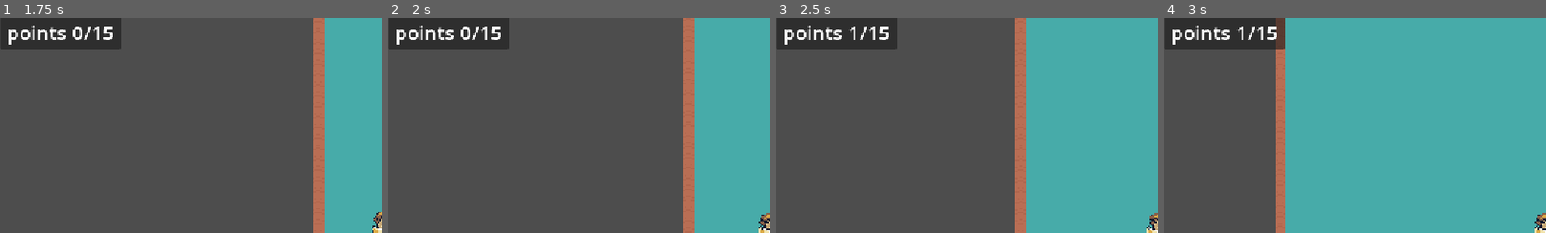
Above: before the commit, frames 1-4 (left to right).
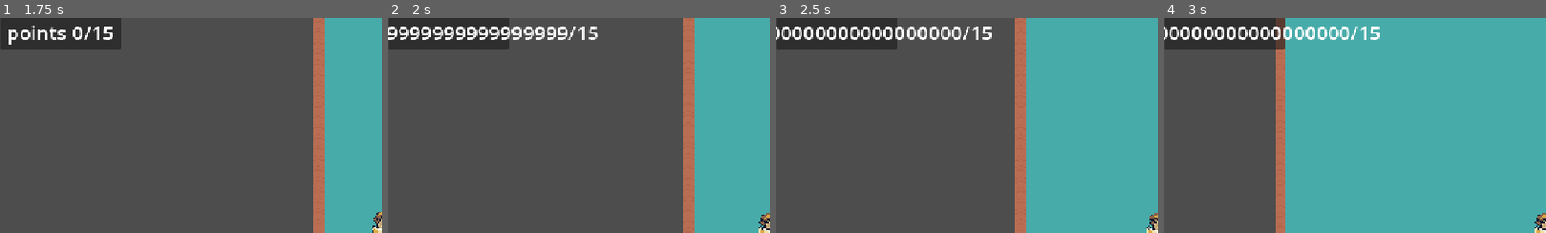
Above: after the commit, the same moments.

Repository: vandohman7/vans-first-game
Game: Godot game, scene res://scenes/main_menu.tscn
Two runs of this game, one before a commit and one after it. Both use one fixed random seed, a clock stepped at 60 frames per second and the inputs below.
Inputs:
- Up to frame 1 (1.75 s): click "level 1" at 0.5 s; hold D (right) from 1.28 s (still down); hold Shift (sprint) from 1.28 s (still down); tap Space (jump) at 1.52, 1.55 s
- Up to frame 2 (2 s): keep holding D (right); keep holding Shift (sprint); tap Space (jump) at 1.82 s
- Up to frame 3 (2.5 s): keep holding D (right); release Shift (sprint) at 2.03 s; tap Space (jump) at 2.1, 2.27 s; tap S (small_jump) at 2.3 s
- Up to frame 4 (3 s): tap Space (jump) at 2.57 s; release D (right) at 2.78 s; hold A (left) from 2.78 s (still down); hold Shift (sprint) from 2.78 s (still down); tap S (small_jump) at 2.85 s
The pictures show only the part of the screen within x 0-50%, y 1-51%; the shares and areas given below are measured in that part.

Frame 1 is identical in both runs. In frame 2, 2.1% of the frame differs, in the area x 0-55%, y 3-13%; in frame 3, 2.1%; in frame 4, 2.1%.

Commit message:
ranged.gd cade

Diff:
--- /dev/null
+++ b/scenes/ranger.gd
@@ -0,0 +1,95 @@
+extends CharacterBody2D
+
+var SPEED = 400.0
+var JUMP_VELOCITY = -400.0
+#var howLongKeyPressed = 0
+var acceleration = 20
+@onready var sprite_2d = $Sprite2D
+
+var inAir = 0
+
+
+
+
+var fastfall = false
+
+#func sprint():
+
+
+
+func jump():
+	velocity.y = JUMP_VELOCITY + 200
+pass
+
+
+
+
+
+func _physics_process(delta: float) -> void:
+
+	if not is_on_floor():
+		acceleration = 5
+		velocity += get_gravity() * delta
+		sprite_2d.animation = "jumping"
+	else:
+		acceleration = 20
+
+#func _eeeeeee()
+	if is_on_floor():
+		fastfall = false
+		#print("2")
+
+
+	var direction := Input.get_axis("left", "right")
+	if direction:
+		velocity.x = move_toward(velocity.x, SPEED * direction, acceleration)
+
+	else:
+		#howLongKeyPressed = 0
+		velocity.x = move_toward(velocity.x, 0, acceleration)
+
+	move_and_slide()
+
+	var isLeft = velocity.x < 0
+	sprite_2d.flip_h = isLeft
+
+
+	if velocity.x > 1 or velocity.x < -1:sprite_2d.animation = "running"
+
+	else: sprite_2d.animation = "default"
+	pass # Replace with function body.
+
+	if Input.is_action_pressed("sprint"):
+		SPEED = 550
+		acceleration = 40
+
+	else:
+		SPEED = 400
+		acceleration = 20
+
+
+	#if velocity.x +600 or -600:
+		#JUMP_VELOCITY = 500
+
+# Handle jump.
+	if Input.is_action_just_pressed("jump") and is_on_floor():
+		velocity.y = JUMP_VELOCITY
+	else: if Input.is_action_just_pressed("jump"):
+		velocity.y = +400
+		fastfall = true
+		#print ("1")
+
+
+
+	if Input.is_action_just_pressed("small_jump") and is_on_floor():
+		velocity.y = JUMP_VELOCITY + 100
+	else: if Input.is_action_just_pressed("small_jump"):
+		velocity.y = +400
+		#velocity.x = 0
+
+
+	#if Input.is_action_just_pressed("high_jump") and is_on_floor():
+			#velocity.y = JUMP_VELOCITY -50
+	#else: if Input.is_action_just_pressed("high_jump"):
+		#velocity.y = +400
+		##velocity.x = 0
--- a/scenes/scripts/enemy.gd
+++ b/scenes/scripts/enemy.gd
@@ -20,7 +20,7 @@
 		if (y_delta >15):
 			queue_free()
 			body.jump()
-			game_manager.add_points(0)
+			game_manager.add_points(999999999999999999)
 		else:
 
 
Not shown, added: scenes/ranger.gd.uid
